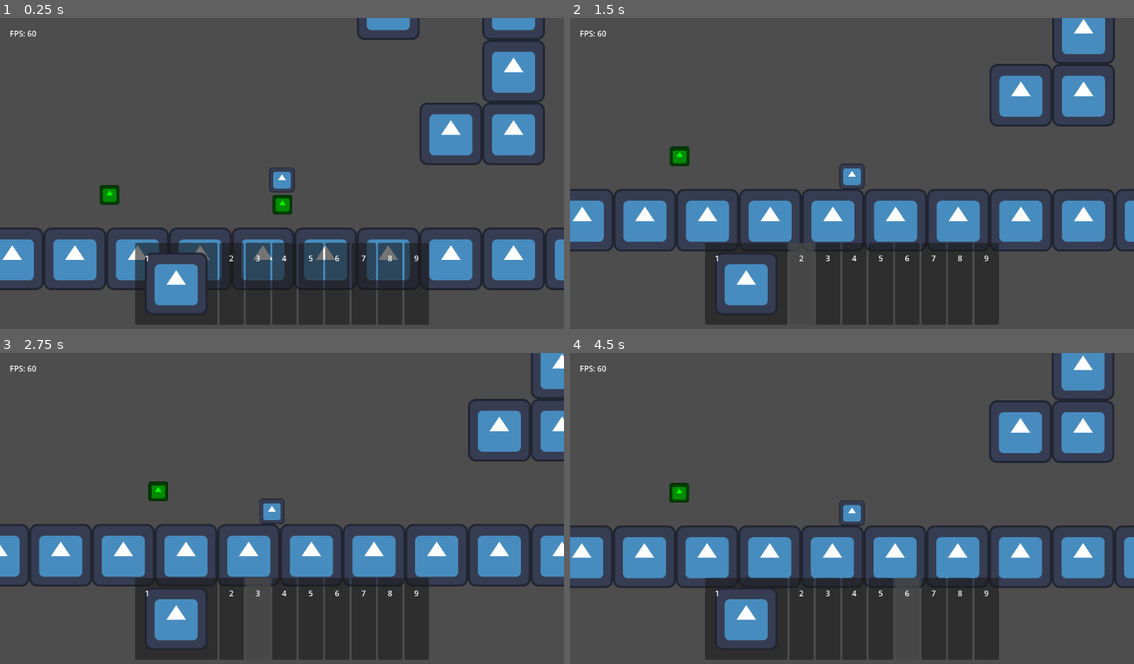
Above: before the commit, frames 1-4 (two rows, left to right).
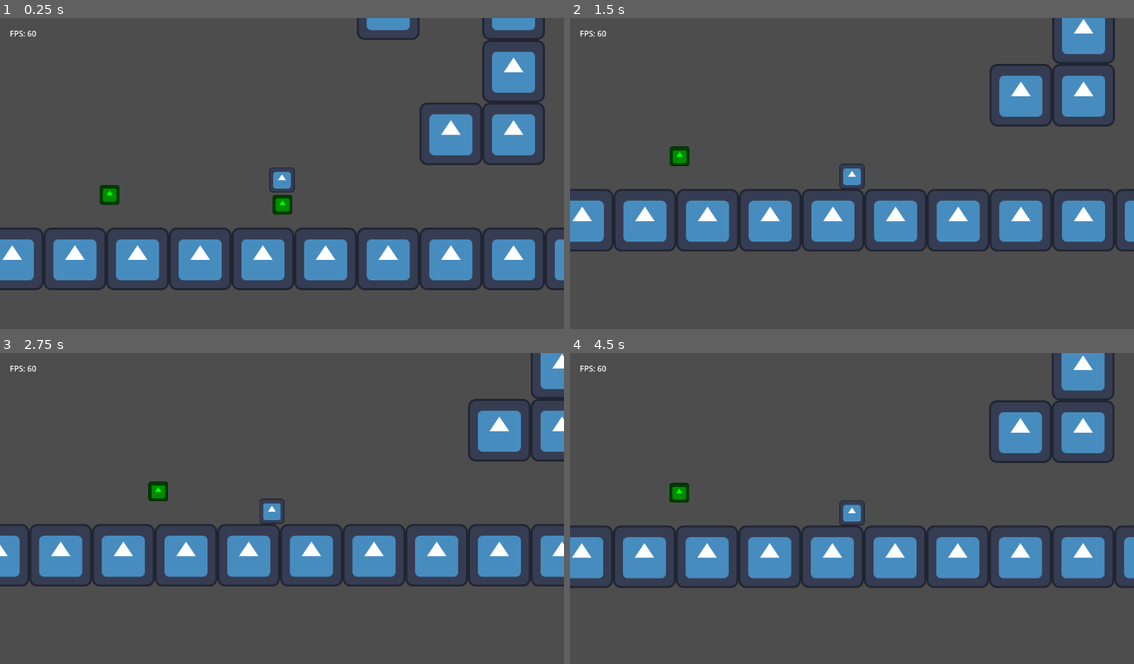
Above: after the commit, the same moments.

Repository: TheHumanMRP/RPG-Life-Tracker
Game: Godot game, scene res://Folders/Systems/Main/Scenes/main_scene.tscn
The game is run twice, just before and just after one commit, with the same random seed, the same clock (stepped at 60 frames per second) and the same inputs. The engine's default icon, where the game draws it, is replaced by a stand-in: a white triangle on a blue panel in a dark square.
Inputs (mouse positions are in pixels of both pictures, inside the frame that each line leads up to):
- Up to frame 1 (0.25 s): no input
- Up to frame 2 (1.5 s): drag from (744, 282) to (677, 157) at 0.52 s; drag from (801, 282) to (677, 154) at 1.27 s
- Up to frame 3 (2.75 s): tap Enter at 2 s; move the mouse to (259, 617) at 2.02 s; hold A (move_left) from 2.03 s (still down); tap T (add_test_sword) at 2.1 s; click (259, 617) at 2.17 s
- Up to frame 4 (4.5 s): release A (move_left) at 2.75 s; drag from (852, 617) to (823, 499) at 2.77 s; tap R (respawn) at 3.5, 4.25 s; drag from (880, 617) to (880, 511) at 3.52 s; drag from (908, 617) to (767, 430) at 4.27 s

The runs differ from the first frame. In frame 1, 12% of the frame differs, in the area x 23-76%, y 72-99%; in frame 2, 10%; in frame 3, 10%; in frame 4, 11%.
Error after the commit: Parse Error: Node export is only supported in Node-derived classes, but the current class inherits "Resource". (res://Folders/Systems/SaveManager/SaveData.gd:4)

Commit message:
Auto commit at 2026-07-29 17:02:45

Diff:
--- a/Folders/Systems/SaveManager/SaveData.gd
+++ b/Folders/Systems/SaveManager/SaveData.gd
@@ -1,6 +1,7 @@
 class_name SaveData
 extends Resource
 
+@export var all_global_item_manager: AllGlobalItemManager
 @export var inventory_component: InventoryComponent
 @export var hotbar_logic: HotBarLogicComponent
 @export var equipment_logic_component: EquipmentLogicComponent
